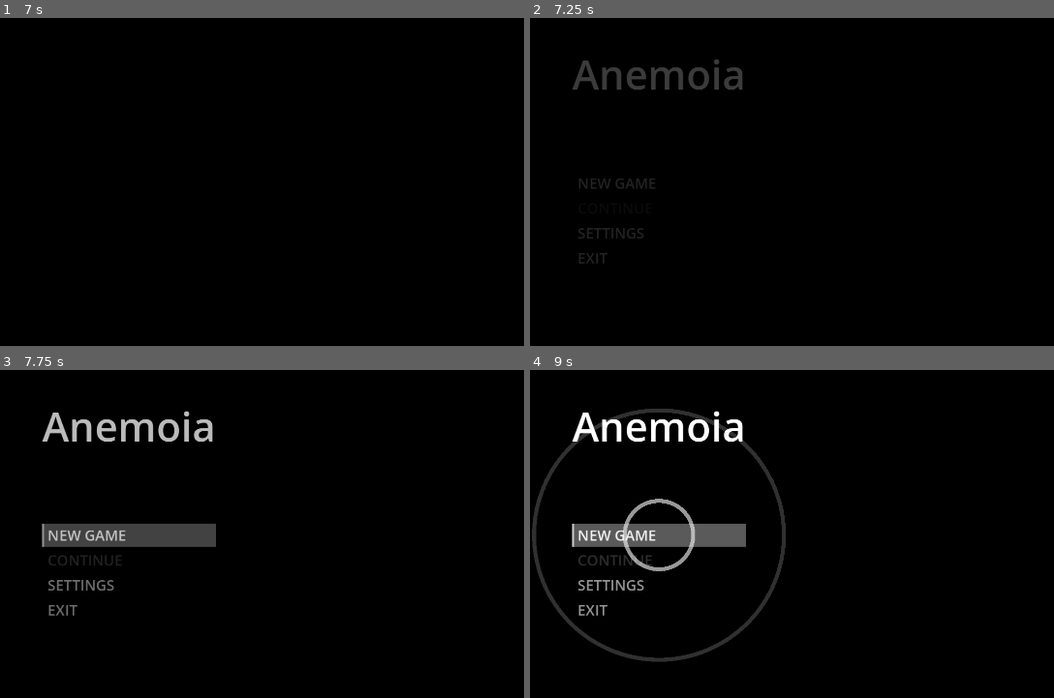
Above: before the commit, frames 1-4 (two rows, left to right).
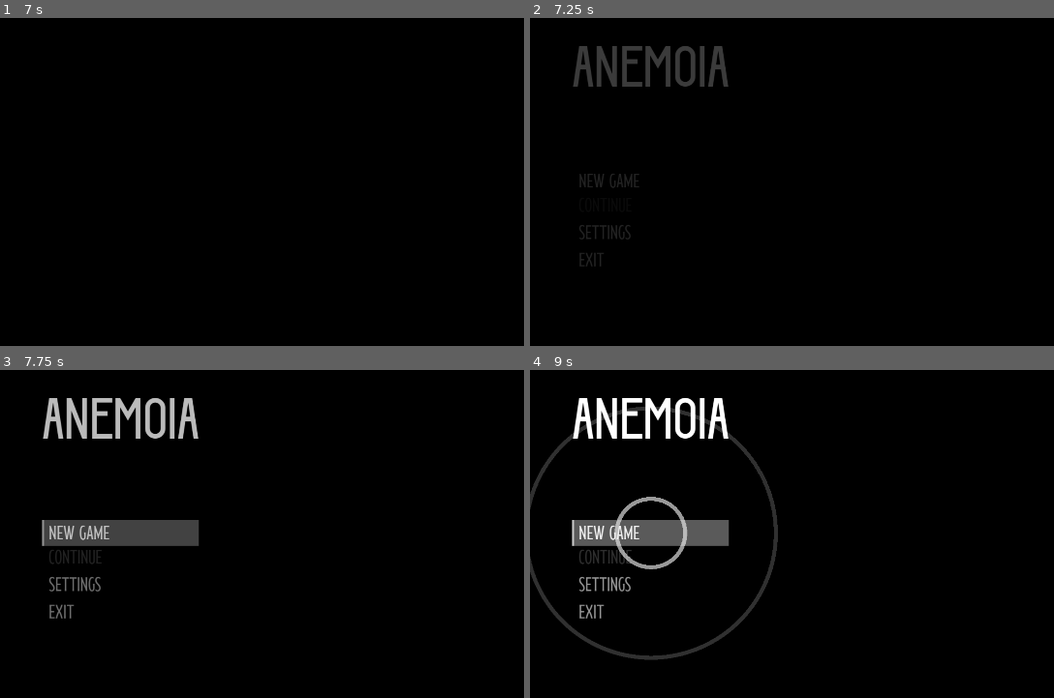
Above: after the commit, the same moments.

Repository: sun-jar/anemoia
Game: Godot game, scene res://scenes/user_interface/SplashScreen.tscn
Two runs of this game, one before a commit and one after it. Both use one fixed random seed, a clock stepped at 60 frames per second and the inputs below.
Inputs (mouse positions are in pixels of both pictures, inside the frame that each line leads up to):
- Up to frame 1 (7 s): tap Enter at 0.5, 3.5, 6.5 s; move the mouse to (outside the picture) at 0.52 s; click (outside the picture) at 0.67 s; move the mouse to (230, 149) at 1.27 s; click (230, 149) at 1.42 s; move the mouse to (466, 34) at 2.02 s; click (466, 34) at 2.17 s; tap Space at 2.75, 4.25 s; move the mouse to (345, 214) at 2.77 s; click (345, 214) at 2.92 s; move the mouse to (outside the picture) at 3.52 s; click (outside the picture) at 3.67 s; move the mouse to (157, 63) at 4.27 s; click (157, 63) at 4.42 s; move the mouse to (424, 129) at 5.02 s; click (424, 129) at 5.17 s; move the mouse to (272, 21) at 5.77 s; click (272, 21) at 5.92 s; move the mouse to (outside the picture) at 6.52 s; click (outside the picture) at 6.67 s
- Up to frame 2 (7.25 s): no input
- Up to frame 3 (7.75 s): click "NEW GAME" at 7.25 s
- Up to frame 4 (9 s): click "NEW GAME" at 8 s; click "NEW GAME" at 8.75 s

Frame 1 is identical in both runs. In frame 2, 2.5% of the frame differs, in the area x 8-41%, y 8-76%; in frame 3, 4.1%; in frame 4, 7.5%, in the area x 0-49%, y 8-90%.

Commit message:
feat: change main menu font & adjust button theme

Diff:
--- a/scenes/user_interface/MainMenu.tscn
+++ b/scenes/user_interface/MainMenu.tscn
@@ -1,8 +1,9 @@
-[gd_scene load_steps=4 format=3 uid="uid://cjvytuot3wumt"]
+[gd_scene load_steps=5 format=3 uid="uid://cjvytuot3wumt"]
 
 [ext_resource type="Script" path="res://scripts/user_interface/MainMenu.gd" id="1_4xphw"]
 [ext_resource type="Theme" uid="uid://ckj3o7pvq8kca" path="res://scenes/user_interface/ui_theme.tres" id="1_ki1vk"]
 [ext_resource type="Script" path="res://scripts/user_interface/button/Hover.gd" id="3_qavlj"]
+[ext_resource type="FontFile" uid="uid://b728vgu6m2eum" path="res://assets/fonts/Falling Dried.ttf" id="3_xo1mm"]
 
 [node name="MainMenu" type="Control"]
 layout_mode = 3
@@ -45,7 +46,8 @@
 
 [node name="Label" type="Label" parent="ColorRect/MarginContainer/HBoxContainer/VBoxContainer"]
 layout_mode = 2
-theme_override_font_sizes/font_size = 100
+theme_override_fonts/font = ExtResource("3_xo1mm")
+theme_override_font_sizes/font_size = 144
 text = "Anemoia"
 
 [node name="MarginContainer" type="MarginContainer" parent="ColorRect/MarginContainer/HBoxContainer/VBoxContainer"]
--- a/scenes/user_interface/ui_theme.tres
+++ b/scenes/user_interface/ui_theme.tres
@@ -1,4 +1,6 @@
-[gd_resource type="Theme" load_steps=5 format=3 uid="uid://ckj3o7pvq8kca"]
+[gd_resource type="Theme" load_steps=7 format=3 uid="uid://ckj3o7pvq8kca"]
+
+[ext_resource type="FontFile" uid="uid://b4vxt7jur3dpc" path="res://assets/fonts/Noison-Regular.otf" id="1_qymbv"]
 
 [sub_resource type="StyleBoxFlat" id="StyleBoxFlat_2bx56"]
 content_margin_left = 4.0
@@ -14,7 +16,7 @@
 
 [sub_resource type="StyleBoxFlat" id="StyleBoxFlat_0lvb7"]
 content_margin_left = 4.0
-content_margin_top = 4.0
+content_margin_top = 12.0
 content_margin_right = 4.0
 content_margin_bottom = 4.0
 bg_color = Color(0.355314, 0.355314, 0.355313, 0.643137)
@@ -22,7 +24,7 @@
 
 [sub_resource type="StyleBoxFlat" id="StyleBoxFlat_pyly1"]
 content_margin_left = 4.0
-content_margin_top = 4.0
+content_margin_top = 12.0
 content_margin_right = 4.0
 content_margin_bottom = 4.0
 bg_color = Color(0.355314, 0.355314, 0.355313, 0.643137)
@@ -30,10 +32,22 @@
 
 [sub_resource type="StyleBoxFlat" id="StyleBoxFlat_co7ib"]
 content_margin_left = 4.0
-content_margin_top = 4.0
+content_margin_top = 12.0
 content_margin_right = 4.0
 content_margin_bottom = 4.0
 bg_color = Color(0.223529, 0.223529, 0.223529, 0)
+corner_radius_top_left = 3
+corner_radius_top_right = 3
+corner_radius_bottom_right = 3
+corner_radius_bottom_left = 3
+corner_detail = 5
+
+[sub_resource type="StyleBoxFlat" id="StyleBoxFlat_vitdq"]
+content_margin_left = 4.0
+content_margin_top = 12.0
+content_margin_right = 4.0
+content_margin_bottom = 4.0
+bg_color = Color(0, 0, 0, 0.6)
 corner_radius_top_left = 3
 corner_radius_top_right = 3
 corner_radius_bottom_right = 3
@@ -45,8 +59,10 @@
 Button/colors/font_disabled_color = Color(1, 1, 1, 0.184314)
 Button/colors/font_focus_color = Color(0.592157, 0.592157, 0.592157, 1)
 Button/colors/font_hover_color = Color(0.95, 0.95, 0.95, 1)
-Button/font_sizes/font_size = 36
+Button/font_sizes/font_size = 48
+Button/fonts/font = ExtResource("1_qymbv")
 Button/styles/disabled = SubResource("StyleBoxFlat_2bx56")
 Button/styles/focus = SubResource("StyleBoxFlat_0lvb7")
 Button/styles/hover = SubResource("StyleBoxFlat_pyly1")
 Button/styles/normal = SubResource("StyleBoxFlat_co7ib")
+Button/styles/pressed = SubResource("StyleBoxFlat_vitdq")
Binary file added: assets/fonts/Falling Dried.ttf
Not shown, added: assets/fonts/Falling Dried.ttf.import
Binary file added: assets/fonts/Noison-Regular.otf
Not shown, added: assets/fonts/Noison-Regular.otf.import
